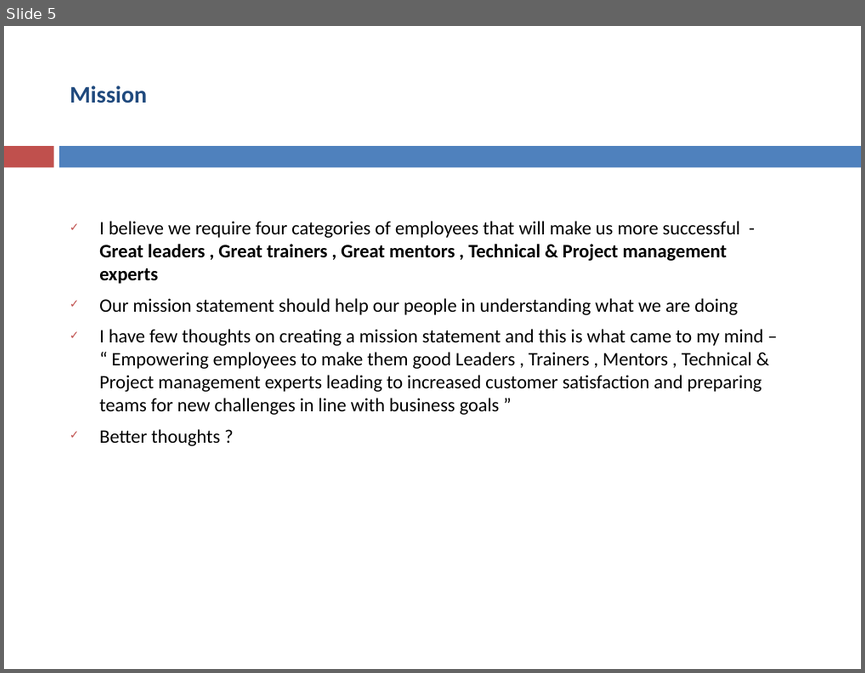
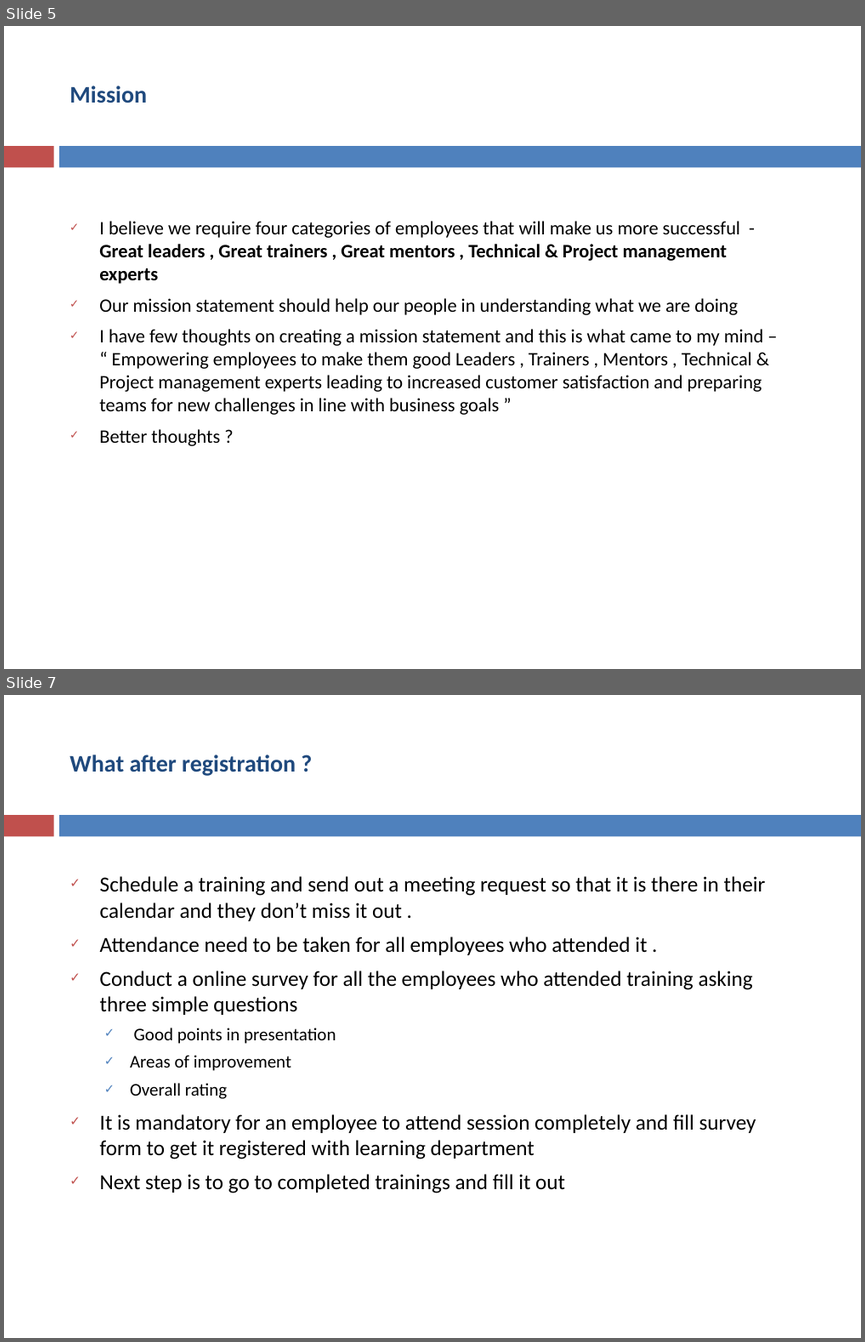
Before and after one commit to asakala/notes, a slide deck: Prokarma/Customer Satisfaction.pptx. Shown one above the other, each under a label of ours: slide 5 before the commit, slides 5 and 7 after it; the slides between them are not shown. The pictures are 865x673 and 865x1342 pixels, drawn with LibreOffice and Linux fonts; fonts in the diff are those of the drawing. Boxes give left, top, right and bottom in pixels: in the first picture for what was removed or moved away, otherwise in the second. Text is boxed around its words. In the diff, an @@ line names an element or a change of style, - is before the commit and + after.

```diff
--- a/Prokarma/Customer Satisfaction.pptx
+++ b/Prokarma/Customer Satisfaction.pptx
@@ slide 7 added at bbox=[4, 695, 861, 1338], background #FFFFFF; not listed: 2 template elements that a slide beside it also shows @@
@@ title added at bbox=[69, 755, 296, 776], 20 pt, text #1F497D, bold @@
+What after registration ?
@@ text added at bbox=[100, 876, 766, 1193], 18 pt, text #000000 @@
+✓ Schedule a training and send out a meeting request so that it is there in their calendar and they don’t miss it out .
+✓ Attendance need to be taken for all employees who attended it .
+✓ Conduct a online survey for all the employees who attended training asking three simple questions
+  ✓ Good points in presentation
+  ✓ Areas of improvement
+  ✓ Overall rating
+✓ It is mandatory for an employee to attend session completely and fill survey form to get it registered with learning department
+✓ Next step is to go to completed trainings and fill it out
```
Also in this commit, not shown: 4 slides changed, 10 other slides added, 16 slides removed.
